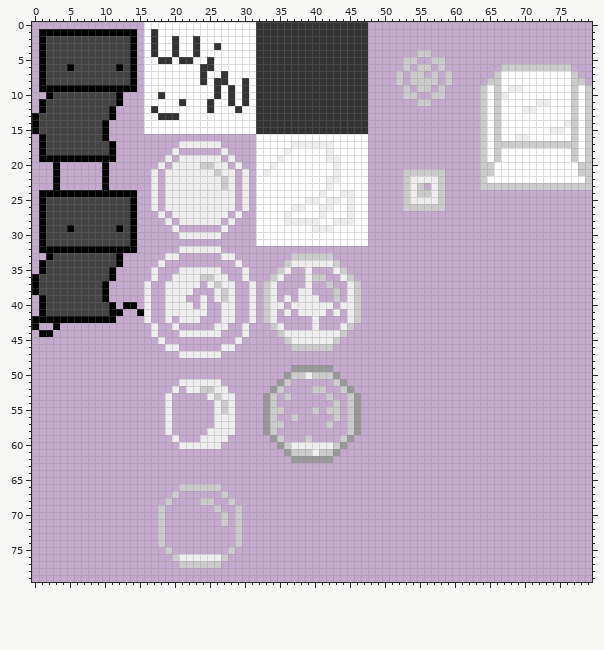
Sprite sheet -- bin/spritesheet.png. This is how it looked before the edit.
The file is 80x80 pixels.
The same view after the edit:
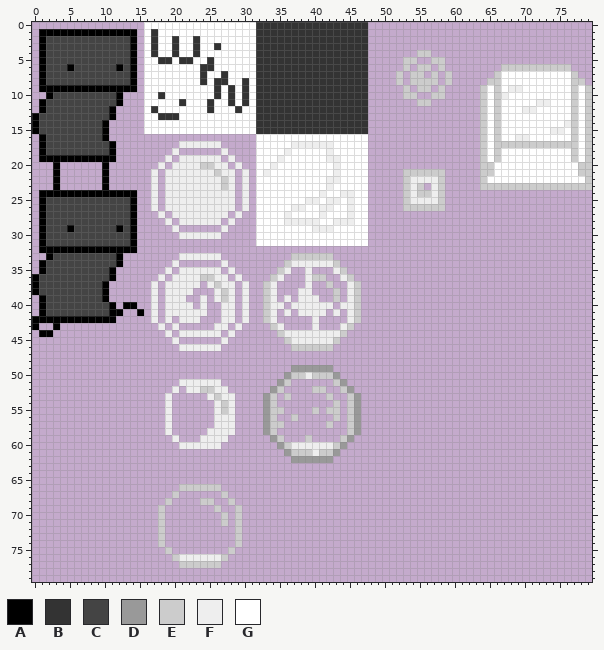
Palette (. is transparent): A #000000  B #333333  C #444444  D #999999  E #cccccc  F #eeeeee  G #ffffff
The edit:
The edit adds colour F in row 33 at x 21 to 26; in row 34 at x 20 and 27; in row 35 at x 19 and 28; in row 36 at x 18 and 29; in rows 37 to 42 at x 17 and 30; in row 43 at x 18 and 29.
The edit adds colour F in row 44 at x 19 and 28; in row 45 at x 20 and 27; in row 46 at x 21 to 26.
Colour F is removed in row 32 at x 21 to 26; in row 33 at x 19 to 20 and 27 to 28; in row 34 at x 18 and 29; in rows 35 to 36 at x 17 and 30; in rows 37 to 42 at x 16 and 31; in rows 43 to 44 at x 17 and 30.
Colour F is removed in row 45 at x 18 and 29; in row 46 at x 19 to 20 and 27 to 28; in row 47 at x 21 to 26.
